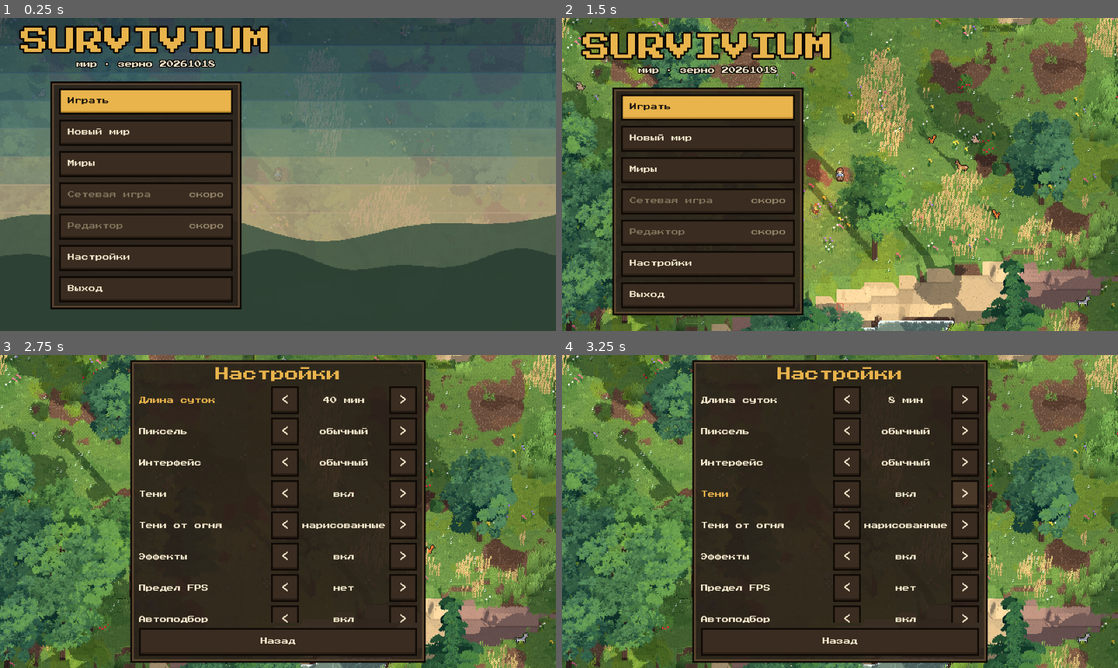
Above: before the commit, frames 1-4 (two rows, left to right).
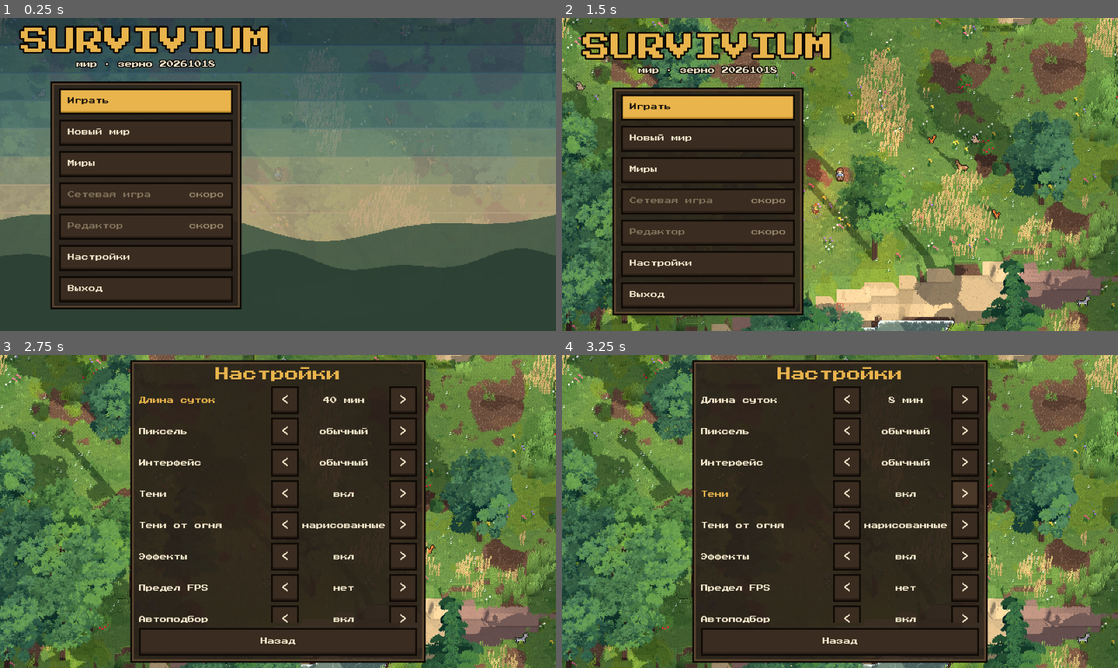
Above: after the commit, the same moments.

Repository: randomboygh/survivium
Game: Godot game, scene res://scenes/main.tscn
The game is run twice, just before and just after one commit, with the same random seed, the same clock (stepped at 60 frames per second) and the same inputs.
Inputs (mouse positions are in pixels of both pictures, inside the frame that each line leads up to):
- Up to frame 1 (0.25 s): no input
- Up to frame 2 (1.5 s): click "Настройки" at 0.5 s; click "Назад" at 1.25 s
- Up to frame 3 (2.75 s): click "Настройки" at 2 s
- Up to frame 4 (3.25 s): tap Enter at 2.75 s; move the mouse to (962, 495) at 2.77 s; hold D from 2.78 s (still down); tap M at 2.85 s; click (962, 495) at 2.92 s; tap Space at 3.02 s

The runs differ from the first frame. In frame 2, 0.4% of the frame differs, in the area x 0-100%, y 0-100%; in frame 3, 0.3%; in frame 4, 0.3%.
Error in both runs: Invalid type in function 'mow_targets' in base 'RefCounted (world_actions.gd)'. The array of argument 2 (Array) does not have the same element type as the expe…

Commit message:
Sun shadow map 2048 by default; "mixed" fire shadows
The phone now runs at its screen's 90 Hz by day with any shadow map size,
so the default drops to 2048: the same shadows with a quarter of the
texels to draw and keep. The new "mixed" fire shadows let the nearest
fire cast a real shadow from the player alone (light shadow_caster_mask)
while the rest stays drawn on the ground and the torch casts none; the
settings row lists the four choices from the lightest to the heaviest.

Co-Authored-By: Claude Opus 5.5 <noreply@anthropic.com>
Claude-Session: https://claude.ai/code/session_01KNBeGbVRthiqYWcPUdZi1E

Diff:
--- a/src/client/settings.gd
+++ b/src/client/settings.gd
@@ -24,7 +24,8 @@
 	"shadows": true,
 	# Shadows of fires and the torch: 0 none, 1 drawn on the ground (FireShadows), 2
 	# real ones from the nearest fire or the torch (see Effects.SHADOW_FIRE_REACH), the
-	# slowest thing to draw at night.
+	# slowest thing to draw at night, 3 mixed: the nearest fire's real shadow of the
+	# player alone and the rest drawn (Effects.player_only).
 	"fire_shadows": 1,
 	"effects": true,
 	"pixel_size": 0,
@@ -65,11 +66,12 @@
 ## Playtest switch: tools wear with use and break (decision 105: only in the «суровый»
 ## preset, which does not exist yet). Not saved.
 var tool_wear := false
-## Sides of the sun's shadow map to compare on a phone (the engine's default is 4096;
-## the map is drawn again every frame the sun casts shadows).
+## Sides of the sun's shadow map to compare on a phone (the map is drawn again every
+## frame the sun casts shadows). The engine's default is 4096; at 16 pixels a world unit
+## 2048 shows the same shadows with a quarter of its texels.
 const SHADOW_MAPS := [1024, 2048, 4096]
 ## Playtest switch: the side of the sun's shadow map, an index into SHADOW_MAPS. Not saved.
-var shadow_map := 2
+var shadow_map := 1
 
 
 func _init(g) -> void:
@@ -127,9 +129,10 @@
 		sky.sun.shadow_enabled = values.shadows
 	if game.effects != null:
 		game.effects.enabled = values.effects
-		game.effects.shadows = values.shadows and values.fire_shadows == 2
+		game.effects.shadows = values.shadows and values.fire_shadows >= 2
+		game.effects.player_only = values.fire_shadows == 3
 	if game.fire_shadows != null:
-		game.fire_shadows.enabled = values.shadows and values.fire_shadows == 1
+		game.fire_shadows.enabled = values.shadows and values.fire_shadows in [1, 3]
 	if game.player != null:
 		game.player.body.speed_scale = player_speed
 		game.player.body.air_jumps = air_jumps
--- a/src/client/ui/settings_menu.gd
+++ b/src/client/ui/settings_menu.gd
@@ -113,9 +113,11 @@
 		_add_row("Тени", ["выкл", "вкл"],
 			func() -> int: return int(s.values.shadows),
 			func(i: int) -> void: s.set_value("shadows", i == 1))
-		_add_row("Тени от огня", ["выкл", "нарисованные", "настоящие"],
-			func() -> int: return s.values.fire_shadows,
-			func(i: int) -> void: s.set_value("fire_shadows", i))
+		# From the lightest to draw to the heaviest; mixed (3) came after real (2).
+		var fire_order := [0, 1, 3, 2]
+		_add_row("Тени от огня", ["выкл", "нарисованные", "смешанные", "настоящие"],
+			func() -> int: return fire_order.find(s.values.fire_shadows),
+			func(i: int) -> void: s.set_value("fire_shadows", fire_order[i]))
 		_add_row("Эффекты", ["выкл", "вкл"],
 			func() -> int: return int(s.values.effects),
 			func(i: int) -> void: s.set_value("effects", i == 1))
--- a/src/client/view/effects.gd
+++ b/src/client/view/effects.gd
@@ -19,6 +19,9 @@
 ## into a shadow map whenever something there moves, and lights it again in a pass
 ## of its own; on the phone two of them took the frame from 60 to about 30 FPS.
 const SHADOW_FIRE_REACH := 10.0
+## What a fire's real shadow falls from: all but the shadow discs under crowns and
+## bushes (see PixelView.LAYER_SUN_CASTER).
+const FIRE_CASTERS := 0xFFFFF & ~PixelView.LAYER_SUN_CASTER
 ## A light with shadows is added to the picture in a pass of its own, in screen colours
 ## rather than in light, and comes out brighter over the ambient light and the moon
 ## than the same light drawn with the rest: such a fire or torch burns lower, by the
@@ -61,6 +64,9 @@
 ## The fire shadows setting: the nearest fire or the torch casts shadows (see
 ## SHADOW_FIRE_REACH).
 var shadows := true
+## The fire shadows setting is on "mixed": the fire's real shadow falls from the player
+## alone, FireShadows draws the rest, and the torch casts none.
+var player_only := false
 ## True while a fire casts shadows, and the torch then casts none.
 var fire_shadowing := false
 ## What a fire or the torch with shadows burns at, as a share (see SHADOW_ENERGY).
@@ -246,7 +252,7 @@
 	light.omni_range = 8.0
 	# No falloff of its own: the shaders step the light into rings (see toon_light).
 	light.omni_attenuation = 0.0
-	light.shadow_caster_mask = 0xFFFFF & ~PixelView.LAYER_SUN_CASTER
+	light.shadow_caster_mask = FIRE_CASTERS
 	light.position = PixelView.shear(c + Vector3(0.0, 0.6, 0.0))
 	add_child(light)
 	var fire := {"light": light, "base": 1.8, "unit": Vector3i(c.floor()), "at": c}
@@ -390,6 +396,8 @@
 				best = f
 	for f in fires:
 		f.light.shadow_enabled = f == best
+	if best != null:
+		best.light.shadow_caster_mask = PixelView.LAYER_PLAYER if player_only else FIRE_CASTERS
 	fire_shadowing = best != null
 
 
--- a/src/client/view/fire_shadows.gd
+++ b/src/client/view/fire_shadows.gd
@@ -161,18 +161,20 @@
 		var light: OmniLight3D = f.light
 		if p.distance_to(f.at) < light.omni_range + VIEW_REACH:
 			out.append({"at": f.at, "height": FIRE_HEIGHT, "range": light.omni_range,
-				"strength": light.shadow_opacity, "torch": false})
+				"strength": light.shadow_opacity, "torch": false, "real": light.shadow_enabled})
 	var torch: OmniLight3D = game.player.torch
 	if torch.light_energy > 0.01:
 		out.append({"at": p + Vector3(0.0, 0.0, TORCH_AHEAD), "height": TORCH_HEIGHT, "range": torch.omni_range,
-			"strength": clampf(torch.light_energy / 1.3, 0.0, 1.0), "torch": true})
+			"strength": clampf(torch.light_energy / 1.3, 0.0, 1.0), "torch": true, "real": false})
 	return out
 
 
 ## Adds the shadows that move, thrown by light `l`, from instance `n` on: the player's
 ## and the animals', and the trunks' from the torch; returns the next free instance.
 func _cast_all(l: Dictionary, n: int) -> int:
-	if not l.torch:
+	# A fire with a real shadow (the "mixed" setting, see Effects.player_only) throws
+	# the player's itself.
+	if not l.torch and not l.real:
 		n = _cast(l, game.player.position, game.player.HEIGHT * CELL, PLAYER_WIDTH, n)
 	var at: Vector3 = l.at
 	var r2: float = l.range * l.range
--- a/src/client/view/sky.gd
+++ b/src/client/view/sky.gd
@@ -108,7 +108,8 @@
 	if game.player != null:
 		var dark := 1.0 if game.chunks.indoor else clampf((0.55 - sky_light) * 4.0, 0.0, 1.0)
 		dark *= 1.0 - game.effects.torch_off(game.player.position)
-		var shadows: bool = dark > 0.0 and game.effects.shadows and not game.effects.fire_shadowing
+		var shadows: bool = dark > 0.0 and game.effects.shadows and not game.effects.player_only \
+				and not game.effects.fire_shadowing
 		game.player.torch.shadow_enabled = shadows
 		game.player.torch.light_energy = 1.3 * dark * (game.effects.shadow_energy if shadows else 1.0)
 	_update_grade(golden, night, minf(moonlight, 1.0))
--- a/tests/frame_test.gd
+++ b/tests/frame_test.gd
@@ -16,6 +16,7 @@
 const ChunkMesher := preload("res://src/client/world/chunk_mesher.gd")
 const Foliage := preload("res://src/client/world/foliage.gd")
 const ChunkStreamer := preload("res://src/client/world/chunk_streamer.gd")
+const PixelView := preload("res://src/client/view/pixel_view.gd")
 const Shot := preload("res://tools/shot.gd")
 const Tools := preload("res://src/shared/content/tools.gd")
 const Crafting := preload("res://src/shared/content/crafting.gd")
@@ -350,6 +351,18 @@
 			break
 	_check(main.fire_shadows.multimesh.visible_instance_count > 0, "the campfire throws shadows at night")
 	await _scenario(NIGHT, 120, func(_i: int) -> bool: return false)
+	# Mixed fire shadows: the nearest fire's real shadow falls from the player alone,
+	# the rest stays drawn, and the torch casts none.
+	var fire_setting: int = main.settings.values.fire_shadows
+	main.settings.values.fire_shadows = 3
+	main.settings.apply()
+	await create_timer(0.3).timeout
+	var real_fires: Array = main.effects.fires.filter(func(f: Dictionary) -> bool: return f.light.shadow_enabled)
+	_check(real_fires.size() == 1 and real_fires[0].light.shadow_caster_mask == PixelView.LAYER_PLAYER
+		and main.fire_shadows.enabled and not main.player.torch.shadow_enabled,
+		"mixed fire shadows: the fire's real shadow is the player's, the rest drawn")
+	main.settings.values.fire_shadows = fire_setting
+	main.settings.apply()
 	main.clock.time_of_day = day
 	main.sky.moon_override = -1.0
 	main.placed.put_out(fire_e)
Not shown, changed: README.md
